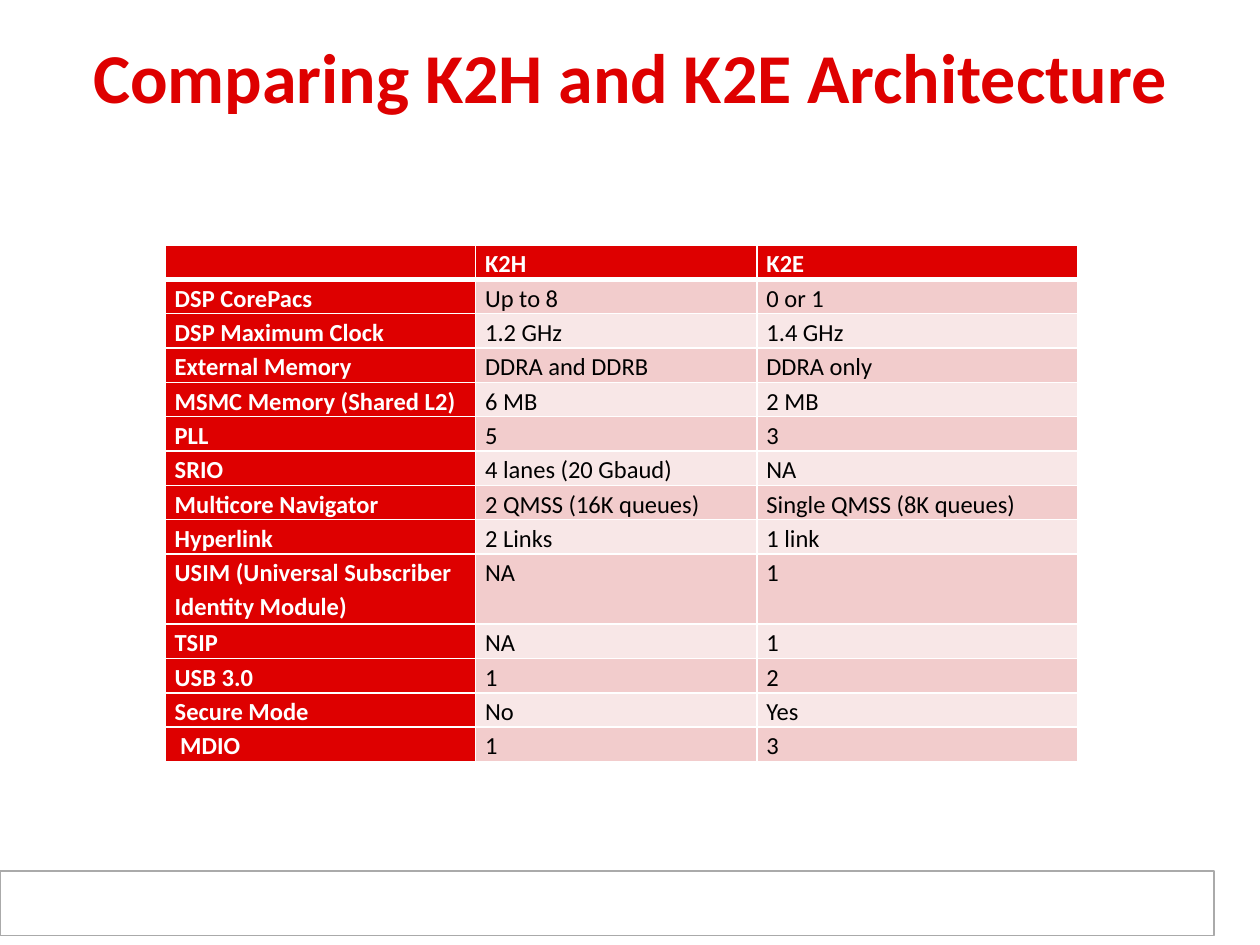
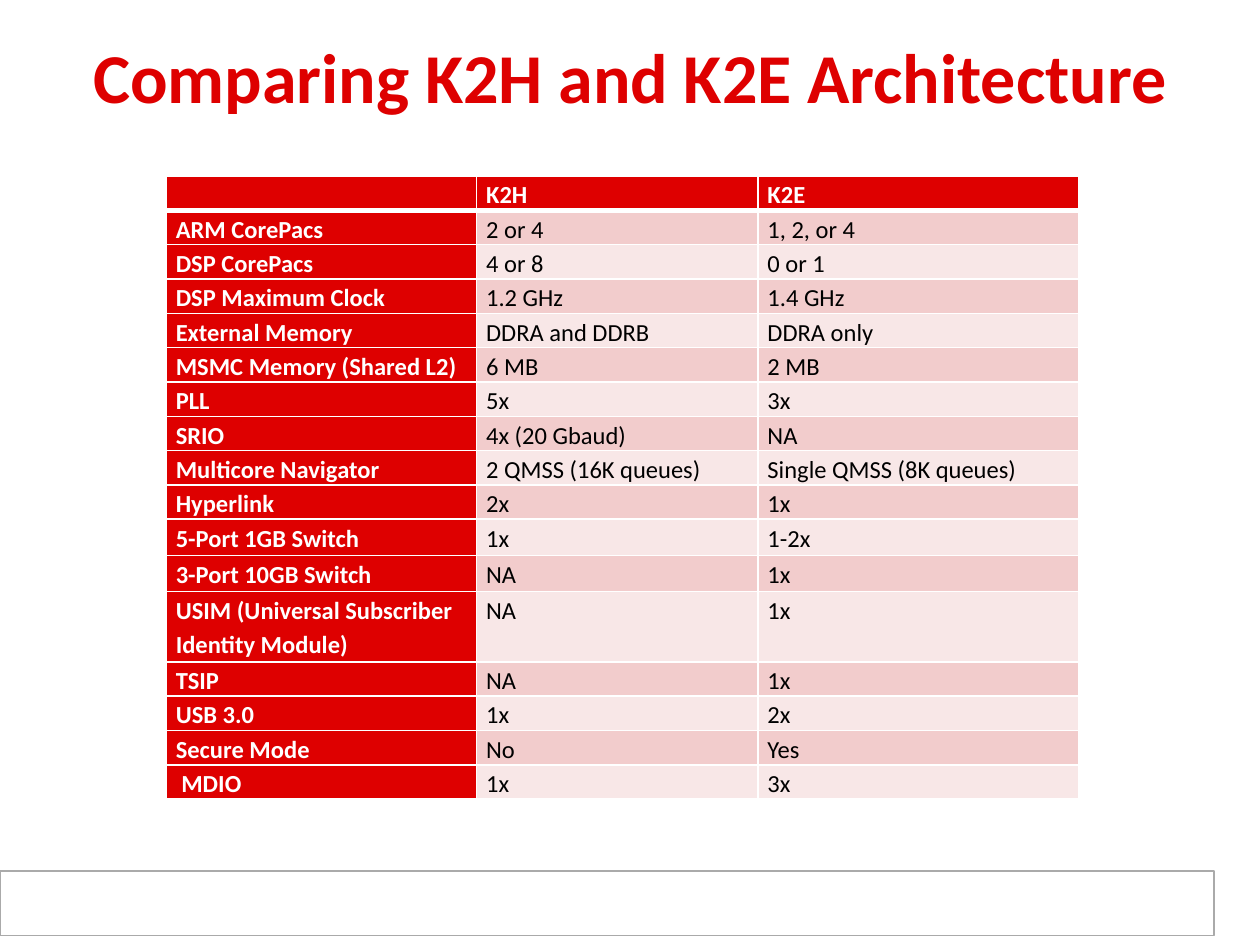
Before and after one commit to hari1989/keystone-workshop, a slide deck: slide 11 of slides/KeyStone_Edison.pptx. Drawn at 1260x945 pixels with LibreOffice and Linux fonts; fonts in the diff are those of the drawing; background and template pictures are left out. Boxes give left, top, right and bottom in pixels: in the first picture for what was removed or moved away, otherwise in the second. Text is boxed around its words. In the diff, an @@ line names an element or a change of style, - is before the commit and + after.

Commit message:
Revised K2H diagram, K2H compared to K2E (RJH)

```diff
--- a/slides/KeyStone_Edison.pptx
+++ b/slides/KeyStone_Edison.pptx
@@ table at bbox=[166, 176, 1077, 796] @@
-row 2: DSP CorePacs | Up to 8 | 0 or 1
+row 2: ARM CorePacs | 2 or 4 | 1, 2, or 4
+row 3: DSP CorePacs | 4 or 8 | 0 or 1
-row 7, column 2: 5
+row 7, column 2: 5x
-row 7, column 3: 3
+row 7, column 3: 3x
-row 8, column 2: 4 lanes (20 Gbaud)
+row 8, column 2: 4x (20 Gbaud)
-row 9: Hyperlink | 2 Links | 1 link
-row 10: USIM (Universal Subscriber Identity Module) | NA | 1
-row 11: TSIP | NA | 1
-row 12: USB 3.0 | 1 | 2
+row 10: Hyperlink | 2x | 1x
+row 11: 5-Port 1GB Switch | 1x | 1-2x
+row 12: 3-Port 10GB Switch | NA | 1x
+row 13: USIM (Universal Subscriber Identity Module) | NA | 1x
+row 14: TSIP | NA | 1x
+row 15: USB 3.0 | 1x | 2x
-row 17, column 2: 1
+row 17, column 2: 1x
-row 17, column 3: 3
+row 17, column 3: 3x
@@ table: place and size @@
-table at bbox=[165, 244, 1076, 758]
+table at bbox=[166, 176, 1077, 796]
```
